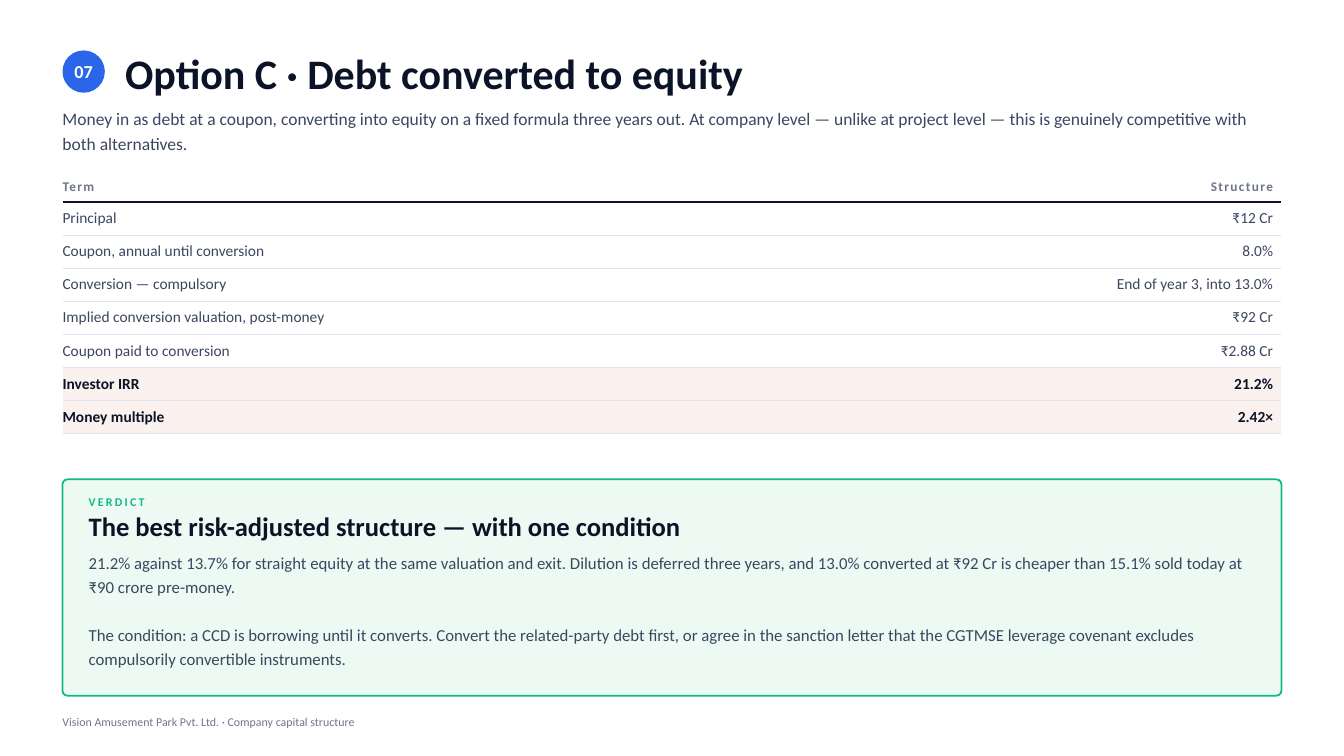
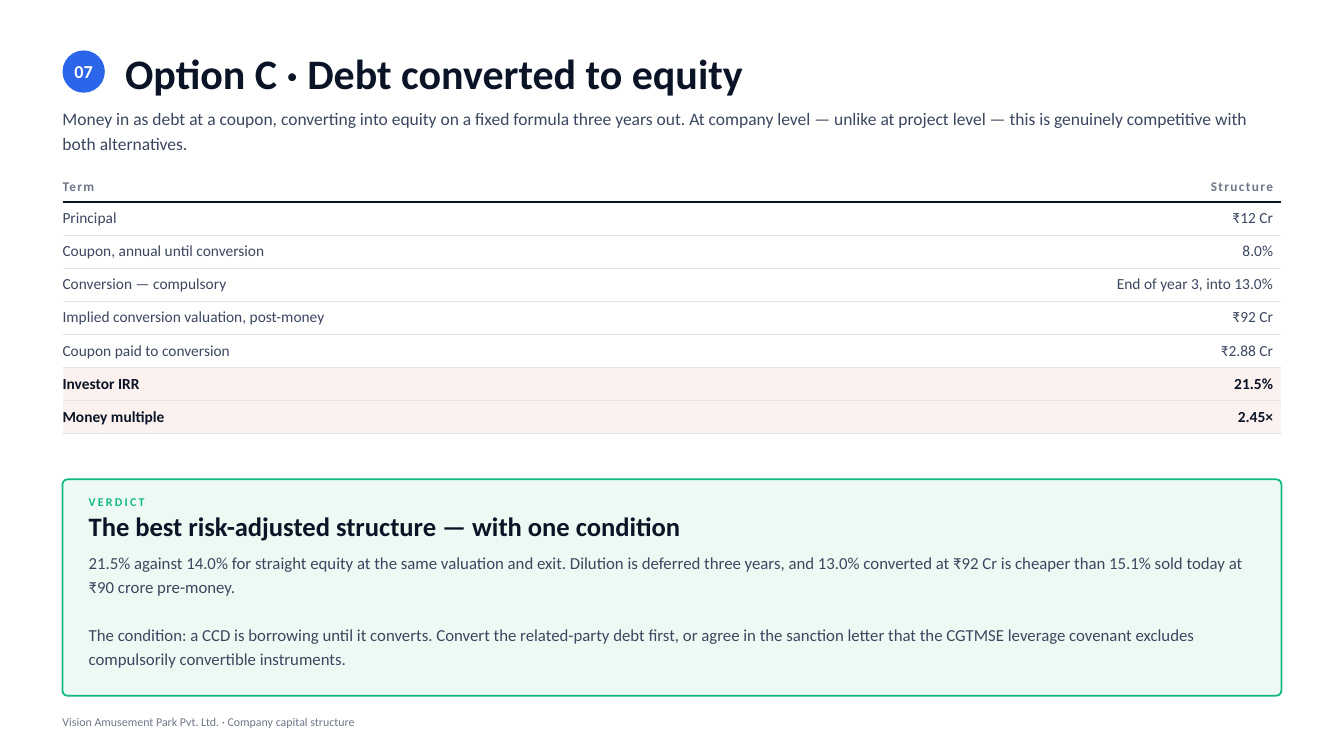
Before and after one commit to eodcfo/vappl-deck, a slide deck: slide 8 of pptx/EOD-Company-Capital-Structure.pptx. Drawn at 1344x756 pixels with LibreOffice and Linux fonts; fonts in the diff are those of the drawing. Boxes give left, top, right and bottom in pixels: in the first picture for what was removed or moved away, otherwise in the second. Text is boxed around its words. In the diff, an @@ line names an element or a change of style, - is before the commit and + after.

```diff
--- a/pptx/EOD-Company-Capital-Structure.pptx
+++ b/pptx/EOD-Company-Capital-Structure.pptx
@@ table at bbox=[63, 170, 1281, 429] @@
-row 7, column 2: 21.2%
+row 7, column 2: 21.5%
-row 8, column 2: 2.42×
+row 8, column 2: 2.45×
@@ text at bbox=[89, 557, 1242, 596]: text changed @@
-21.2% against 13.7% for straight equity at the same valuation and exit. Dilution is deferred three years, and 13.0% converted at ₹92 Cr is cheaper than 15.1% sold today at ₹90 crore pre-money.
+21.5% against 14.0% for straight equity at the same valuation and exit. Dilution is deferred three years, and 13.0% converted at ₹92 Cr is cheaper than 15.1% sold today at ₹90 crore pre-money.
```
Also in this commit, not shown: 5 other slides changed, 13 other files.
